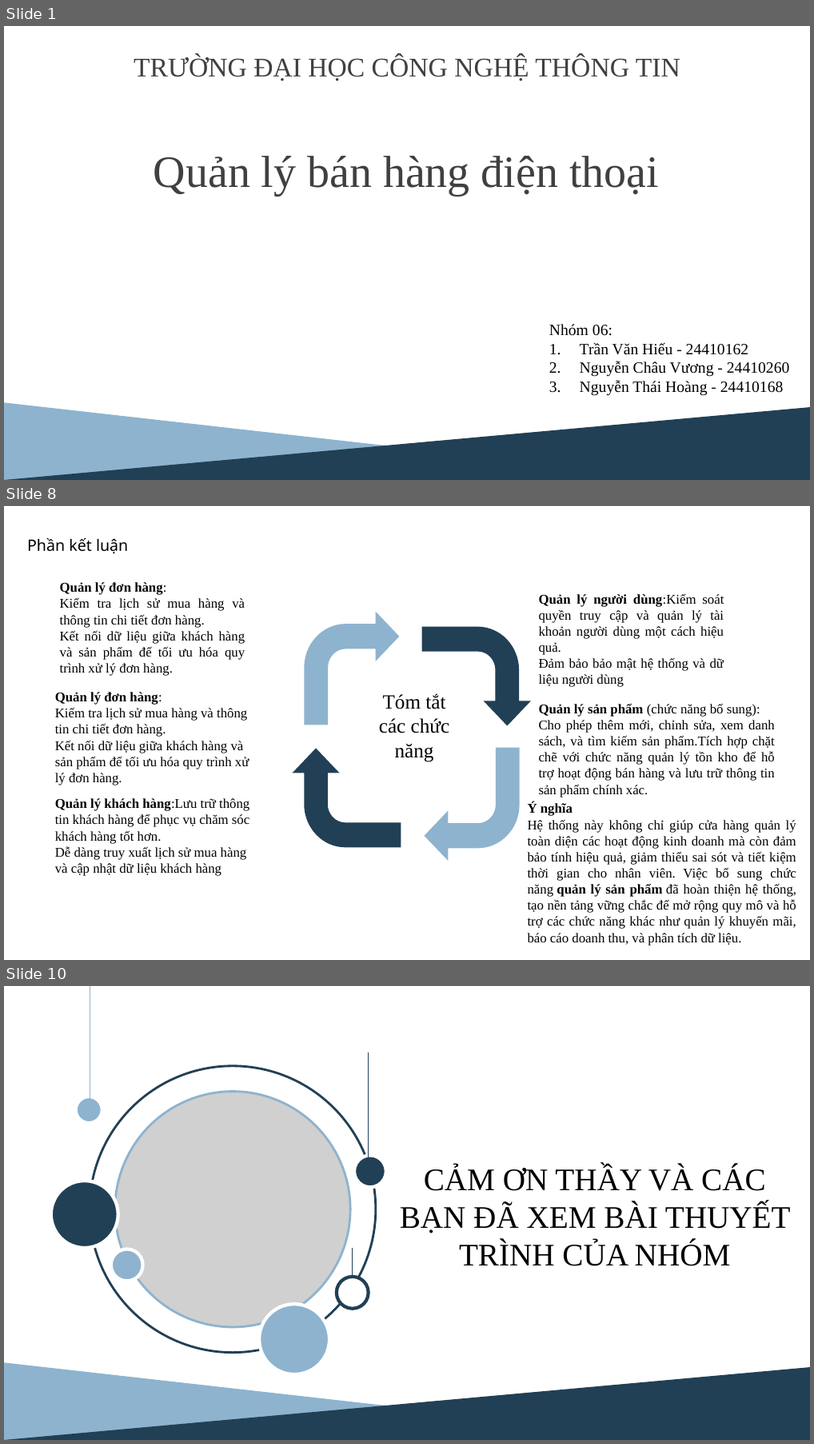
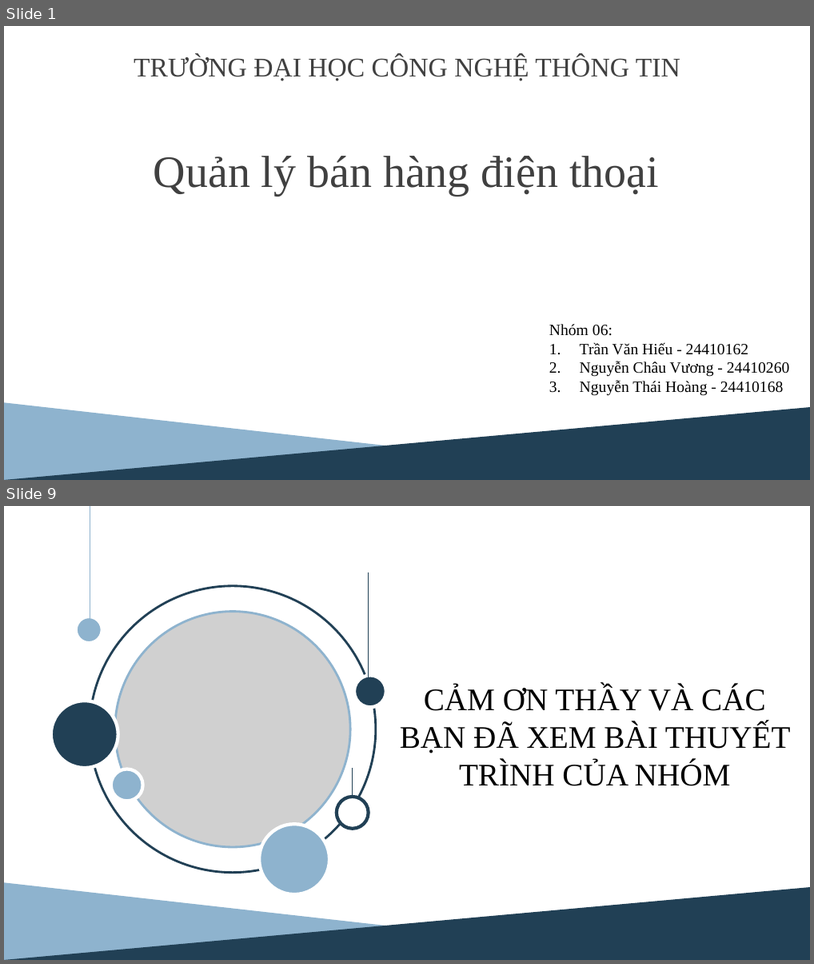
Before and after one commit to googlemap2/doan_python, a slide deck: baocao/slide_bao_cao.pptx. Shown one above the other, each under a label of ours: slides 1, 8 and 10 before the commit, slides 1 and 9 after it; the slides between them are not shown. The pictures are 814x1444 and 814x964 pixels, drawn with LibreOffice and Linux fonts; fonts in the diff are those of the drawing; grey boxes stand for pictures. Boxes give left, top, right and bottom in pixels: in the first picture for what was removed or moved away, otherwise in the second. Text is boxed around its words. In the diff, an @@ line names an element or a change of style, - is before the commit and + after.

```diff
--- a/baocao/slide_bao_cao.pptx
+++ b/baocao/slide_bao_cao.pptx
@@ slide 8 removed at [4, 506, 810, 960], background #FFFFFF @@
@@ text removed at [27, 538, 128, 554] @@
-Phần kết luận
@@ text removed at [60, 582, 246, 676] @@
-  Quản lý đơn hàng:
-  Kiểm tra lịch sử mua hàng và thông tin chi tiết đơn hàng.
-  Kết nối dữ liệu giữa khách hàng và sản phẩm để tối ưu hóa quy trình xử lý đơn hàng.
@@ text removed at [539, 594, 724, 687] @@
-  Quản lý người dùng:Kiểm soát quyền truy cập và quản lý tài khoản người dùng một cách hiệu quả.
-  Đảm bảo bảo mật hệ thống và dữ liệu người dùng
@@ freeform shape removed at [304, 612, 399, 725] @@
@@ freeform shape removed at [422, 626, 531, 725] @@
@@ text removed at [55, 692, 249, 785] @@
-  Quản lý đơn hàng:
-  Kiểm tra lịch sử mua hàng và thông tin chi tiết đơn hàng.
-  Kết nối dữ liệu giữa khách hàng và sản phẩm để tối ưu hóa quy trình xử lý đơn hàng.
@@ text removed at [379, 693, 450, 762] @@
-Tóm tắt các chức năng
@@ text removed at [539, 703, 775, 797] @@
-  Quản lý sản phẩm (chức năng bổ sung):
-  Cho phép thêm mới, chỉnh sửa, xem danh sách, và tìm kiếm sản phẩm.Tích hợp chặt chẽ với chức năng quản lý tồn kho để hỗ trợ hoạt động bán hàng và lưu trữ thông tin sản phẩm chính xác.
@@ freeform shape removed at [293, 748, 402, 847] @@
@@ freeform shape removed at [424, 747, 519, 860] @@
@@ text removed at [55, 798, 250, 876] @@
-  Quản lý khách hàng:Lưu trữ thông tin khách hàng để phục vụ chăm sóc khách hàng tốt hơn.
-  Dễ dàng truy xuất lịch sử mua hàng và cập nhật dữ liệu khách hàng
@@ text removed at [528, 802, 797, 945] @@
-Ý nghĩa
-Hệ thống này không chỉ giúp cửa hàng quản lý toàn diện các hoạt động kinh doanh mà còn đảm bảo tính hiệu quả, giảm thiểu sai sót và tiết kiệm thời gian cho nhân viên. Việc bổ sung chức năng quản lý sản phẩm đã hoàn thiện hệ thống, tạo nền tảng vững chắc để mở rộng quy mô và hỗ trợ các chức năng khác như quản lý khuyến mãi, báo cáo doanh thu, và phân tích dữ liệu.
@@ what was slide 10 is now slide 9 @@
```
Also in this commit, not shown: 3 slides changed, 4 slides added, 4 other slides removed, 3 other files.
